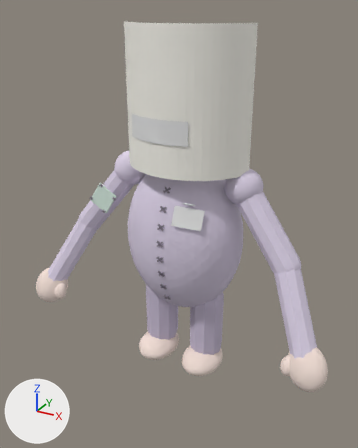
A saved change to the glTF model Assets/Horror/Art/Character/LeDessine.glb.
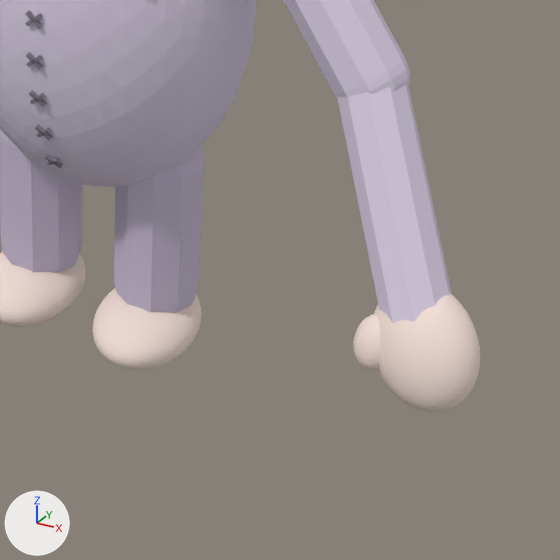
The first picture shows the older version from a camera (50 mm lens) standing at (0.671, -1.256, 1.13) and looking at (0.002, -0.039, 0.521). The close-ups show the older and then the newer version on the part from 41% to 100% of the width and 53% to 100% of the height of that picture. Only the edits that show in the close-ups are written down. Lighting does not change. The marker at lower left points along +X, +Y and +Z. Where no turn or scale is listed for an object, it has been applied to the vertices.

Objects in the first close-up: 'AvantBras_G', 'BrasHaut_G', 'Corps', 'Jambe_D', 'Jambe_G', 'Moufle_G', 'Pied_D', 'Pied_G', 'Pouce_G' and 5 more.
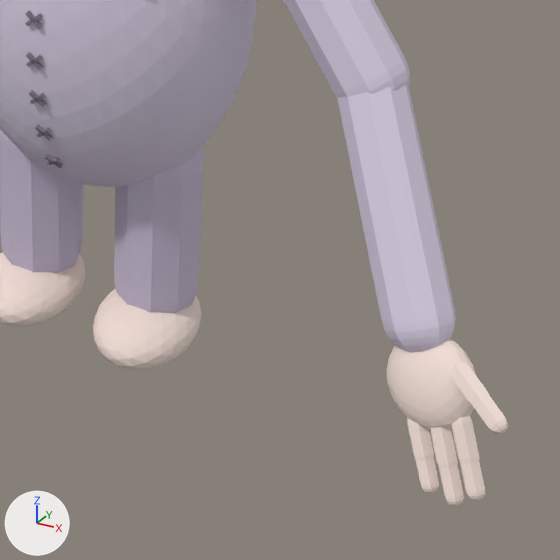
Pixel boxes (x1, y1, x2, y2) of what changed, in the close-ups (560 x 560 px):
'Moufle_G', deleted (pale pink)
    before: (374, 293, 480, 412)
'Paume_G', added (pale pink)
    after: (386, 339, 477, 430)
'Pouce_G', deleted (pale pink)
    before: (353, 314, 380, 370)
'Doigt_Index_1_G_Mesh', added (pale pink)
    after: (452, 416, 479, 464)
'Doigt_Pouce_1_G_Mesh', added (pale pink)
    after: (451, 362, 489, 409)
'Doigt_Majeur_1_G_Mesh', added (pale pink)
    after: (430, 427, 458, 468)
'Doigt_Pouce_2_G_Mesh', added (pale pink)
    after: (473, 395, 508, 434)
'Doigt_Annulaire_1_G_Mesh', added (pale pink)
    after: (407, 418, 434, 461)
'Doigt_Majeur_2_G_Mesh', added (pale pink)
    after: (438, 465, 464, 506)
'Doigt_Index_2_G_Mesh', added (pale pink)
    after: (460, 461, 485, 500)
'Doigt_Annulaire_2_G_Mesh', added (pale pink)
    after: (415, 458, 439, 493)

What changed in the scene script:
```text
Remove ob_moufle_g:
    ob_moufle_g = bpy.data.objects.new('Moufle_G', me_moufle_g)
Remove ob_pouce_g:
    ob_pouce_g = bpy.data.objects.new('Pouce_G', me_pouce_g)
Add ob_doigt_pouce_2_g_mesh:
    ob_doigt_pouce_2_g_mesh = bpy.data.objects.new('Doigt_Pouce_2_G_Mesh', me_doigt_pouce_2_g_mesh)  # 50 vertices, 96 faces; spans x -0.0108..0.0292, y -0.0246..0.0106, z -0.0164..0.0099; in mat_material_1 (pale pink #f4e0d7)
    ob_doigt_pouce_2_g_mesh.location = (0.523, -0.18, 0.22)
Add ob_doigt_pouce_1_g_mesh:
    ob_doigt_pouce_1_g_mesh = bpy.data.objects.new('Doigt_Pouce_1_G_Mesh', me_doigt_pouce_1_g_mesh)  # 50 vertices, 96 faces; spans x -0.0117..0.0332, y -0.0279..0.0116, z -0.0184..0.0108; in mat_material_1 (pale pink #f4e0d7)
    ob_doigt_pouce_1_g_mesh.location = (0.499, -0.162, 0.228)
Add ob_doigt_annulaire_2_g_mesh:
    ob_doigt_annulaire_2_g_mesh = bpy.data.objects.new('Doigt_Annulaire_2_G_Mesh', me_doigt_annulaire_2_g_mesh)  # 50 vertices, 96 faces; spans x -0.0103..0.0203, y -0.0187..0.0094, z -0.0311..0.0101; in mat_material_1 (pale pink #f4e0d7)
    ob_doigt_annulaire_2_g_mesh.location = (0.476, -0.181, 0.127)
Add ob_doigt_annulaire_1_g_mesh:
    ob_doigt_annulaire_1_g_mesh = bpy.data.objects.new('Doigt_Annulaire_1_G_Mesh', me_doigt_annulaire_1_g_mesh)  # 50 vertices, 96 faces; spans x -0.0113..0.0237, y -0.0218..0.0103, z -0.0371..0.0111; in mat_material_1 (pale pink #f4e0d7)
    ob_doigt_annulaire_1_g_mesh.location = (0.463, -0.168, 0.157)
Add ob_doigt_majeur_2_g_mesh:
    ob_doigt_majeur_2_g_mesh = bpy.data.objects.new('Doigt_Majeur_2_G_Mesh', me_doigt_majeur_2_g_mesh)  # 50 vertices, 96 faces; spans x -0.0103..0.0223, y -0.0206..0.0094, z -0.0353..0.0101; in mat_material_1 (pale pink #f4e0d7)
    ob_doigt_majeur_2_g_mesh.location = (0.501, -0.185, 0.132)
Add ob_doigt_majeur_1_g_mesh:
    ob_doigt_majeur_1_g_mesh = bpy.data.objects.new('Doigt_Majeur_1_G_Mesh', me_doigt_majeur_1_g_mesh)  # 50 vertices, 96 faces; spans x -0.0113..0.0265, y -0.0245..0.0103, z -0.043..0.0111; in mat_material_1 (pale pink #f4e0d7)
    ob_doigt_majeur_1_g_mesh.location = (0.484, -0.169, 0.167)
Add ob_doigt_index_2_g_mesh:
    ob_doigt_index_2_g_mesh = bpy.data.objects.new('Doigt_Index_2_G_Mesh', me_doigt_index_2_g_mesh)  # 50 vertices, 96 faces; spans x -0.0103..0.0215, y -0.0198..0.0094, z -0.0336..0.0101; in mat_material_1 (pale pink #f4e0d7)
    ob_doigt_index_2_g_mesh.location = (0.521, -0.184, 0.146)
Add ob_doigt_index_1_g_mesh:
    ob_doigt_index_1_g_mesh = bpy.data.objects.new('Doigt_Index_1_G_Mesh', me_doigt_index_1_g_mesh)  # 50 vertices, 96 faces; spans x -0.0113..0.0249, y -0.023..0.0103, z -0.0396..0.0111; in mat_material_1 (pale pink #f4e0d7)
    ob_doigt_index_1_g_mesh.location = (0.506, -0.17, 0.178)
Add ob_paume_g:
    ob_paume_g = bpy.data.objects.new('Paume_G', me_paume_g)  # 162 vertices, 320 faces; spans x -0.0471..0.0471, y -0.0311..0.0311, z -0.0476..0.0476; in mat_material_1 (pale pink #f4e0d7)
    ob_paume_g.location = (0.468, -0.152, 0.201)
```
